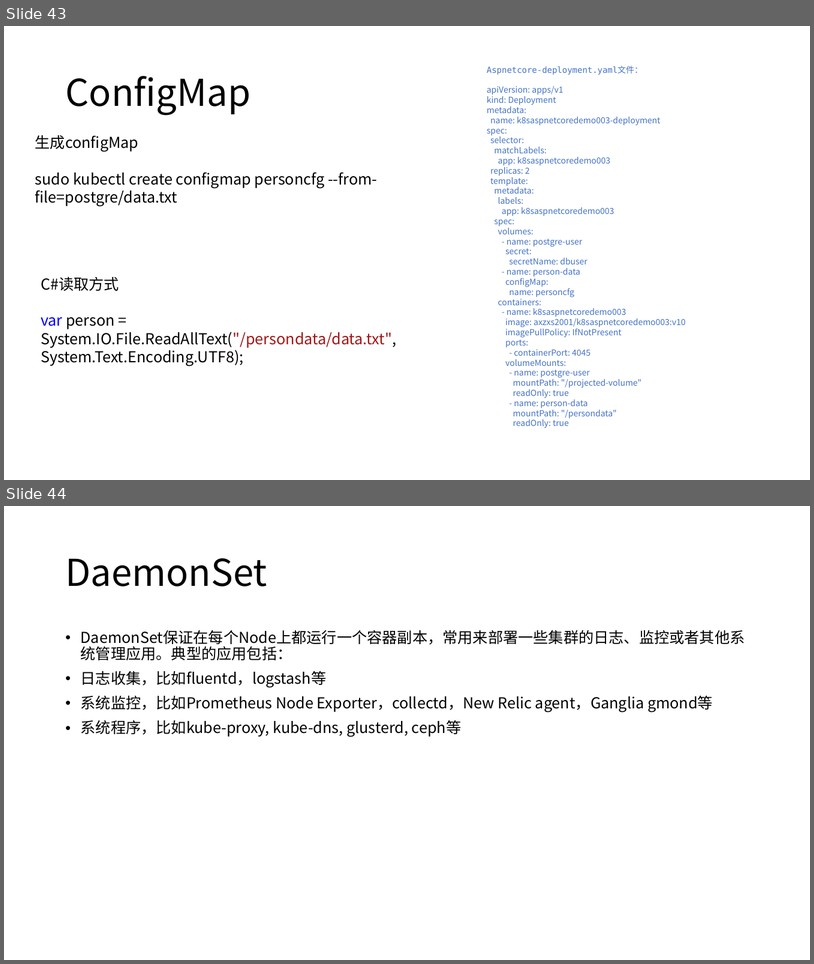
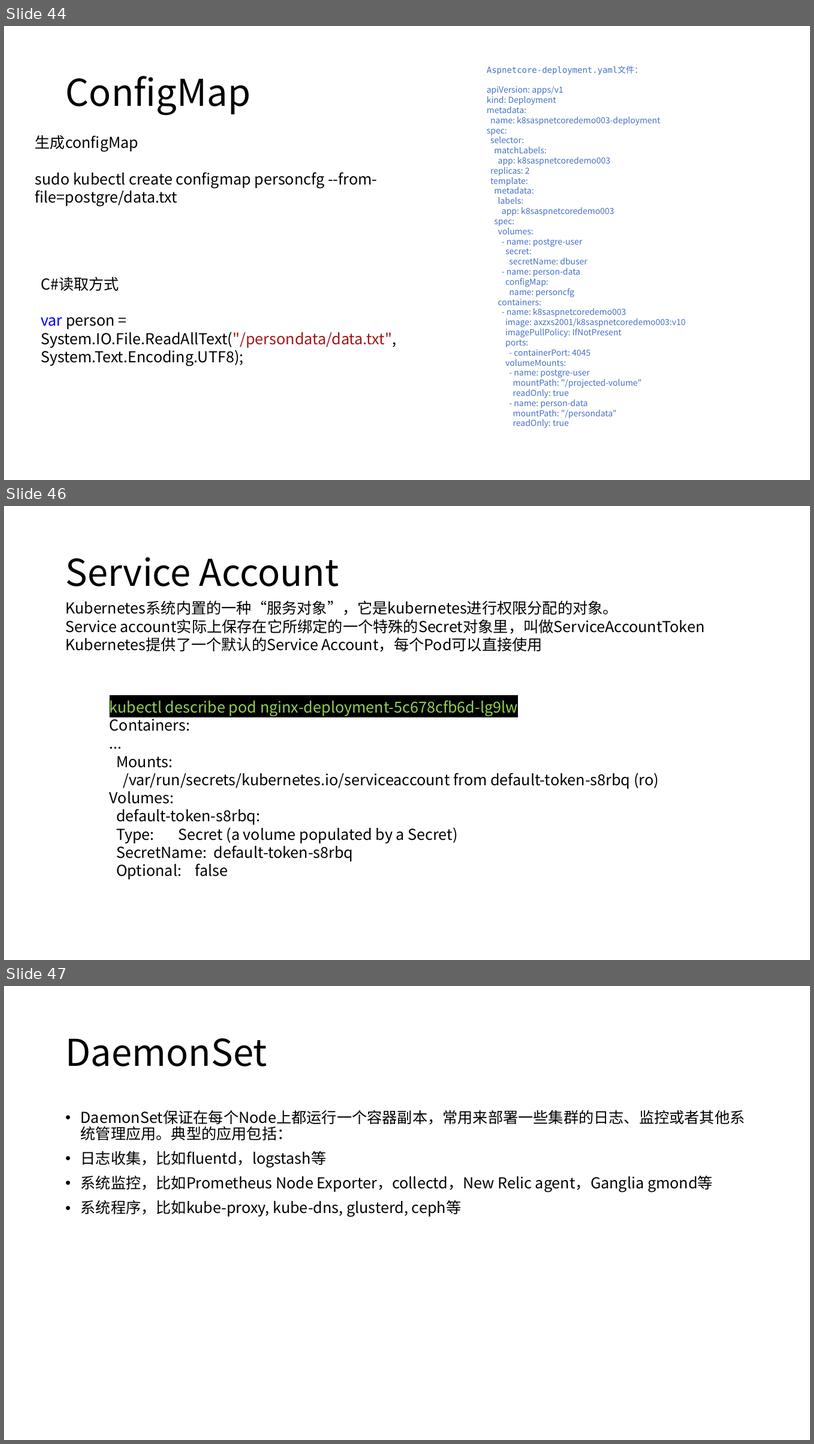
Before and after one commit to axzxs2001/kubernetes-netcore, a slide deck: kubernetes-netcore/kubernetes.pptx. Shown one above the other, each under a label of ours: slides 43 and 44 before the commit, slides 44, 46 and 47 after it; the slides between them are not shown. The pictures are 814x964 and 814x1444 pixels, drawn with LibreOffice and Linux fonts; fonts in the diff are those of the drawing; background and template pictures are left out. Boxes give left, top, right and bottom in pixels: in the first picture for what was removed or moved away, otherwise in the second. Text is boxed around its words. In the diff, an @@ line names an element or a change of style, - is before the commit and + after.

```diff
--- a/kubernetes-netcore/kubernetes.pptx
+++ b/kubernetes-netcore/kubernetes.pptx
@@ slide 46 added at (4, 506, 810, 960), background #FFFFFF @@
@@ title added at (65, 557, 339, 586), 44 pt, text #000000 @@
+Service Account
@@ text added at (65, 600, 705, 652), 18 pt, text #000000 @@
+Kubernetes系统内置的一种“服务对象”，它是kubernetes进行权限分配的对象。
+Service account实际上保存在它所绑定的一个特殊的Secret对象里，叫做ServiceAccountToken
+Kubernetes提供了一个默认的Service Account，每个Pod可以直接使用
@@ text added at (110, 700, 659, 879), 18 pt, text #000000 @@
+kubectl describe pod nginx-deployment-5c678cfb6d-lg9lw
+Containers:
+...
+Mounts:
+/var/run/secrets/kubernetes.io/serviceaccount from default-token-s8rbq (ro)
+Volumes:
+default-token-s8rbq:
+Type: Secret (a volume populated by a Secret)
+SecretName: default-token-s8rbq
+Optional: false
@@ what was slide 43 is now slide 44 @@
@@ what was slide 44 is now slide 47 @@
```
Also in this commit, not shown: 2 other slides added.
